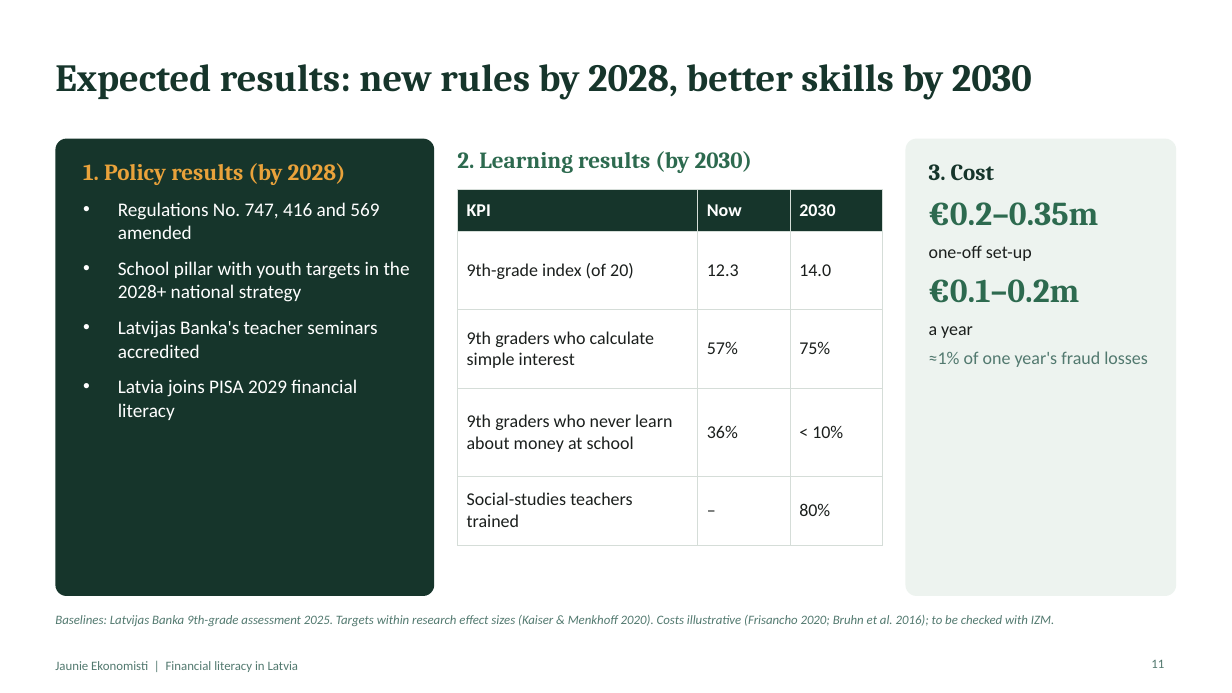
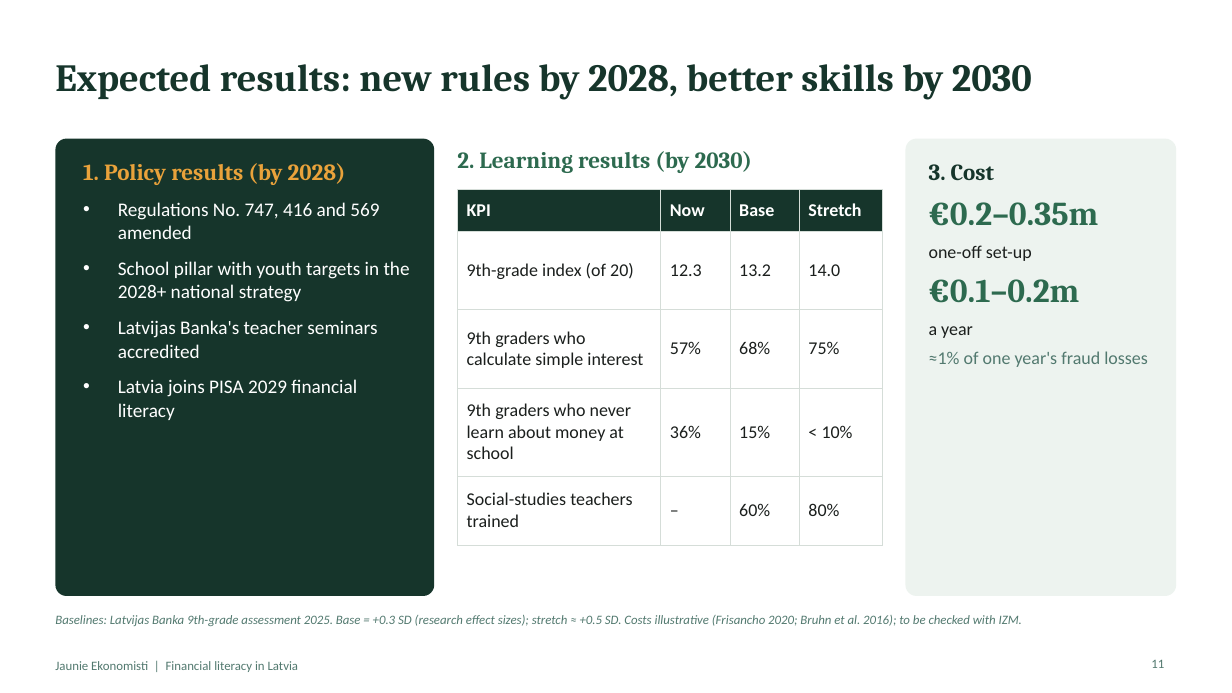
Before and after one commit to ArtisLV890/Elective-Impact-Making-for-the-Competitiveness-and-Data-Driven-Decisions-2026-2027, a slide deck: slide 11 of financial-literacy/presentation/Financial literacy in Latvia - presentation.pptx. Drawn at 1232x693 pixels with LibreOffice and Linux fonts; fonts in the diff are those of the drawing. Boxes give left, top, right and bottom in pixels: in the first picture for what was removed or moved away, otherwise in the second. Text is boxed around its words. In the diff, an @@ line names an element or a change of style, - is before the commit and + after.

```diff
--- a/financial-literacy/presentation/Financial literacy in Latvia - presentation.pptx
+++ b/financial-literacy/presentation/Financial literacy in Latvia - presentation.pptx
@@ table at [457,189,883,531] @@
-column 3: 2030 | 14.0 | 75% | < 10% | 80%
+column 3: Base | 13.2 | 68% | 15% | 60%
+column 4: Stretch | 14.0 | 75% | < 10% | 80%
@@ text at [55,615,1022,626]: text changed @@
-Baselines: Latvijas Banka 9th-grade assessment 2025. Targets within research effect sizes (Kaiser & Menkhoff 2020). Costs illustrative (Frisancho 2020; Bruhn et al. 2016); to be checked with IZM.
+Baselines: Latvijas Banka 9th-grade assessment 2025. Base = +0.3 SD (research effect sizes); stretch ≈ +0.5 SD. Costs illustrative (Frisancho 2020; Bruhn et al. 2016); to be checked with IZM.
```
Also in this commit, not shown: 3 other files.
